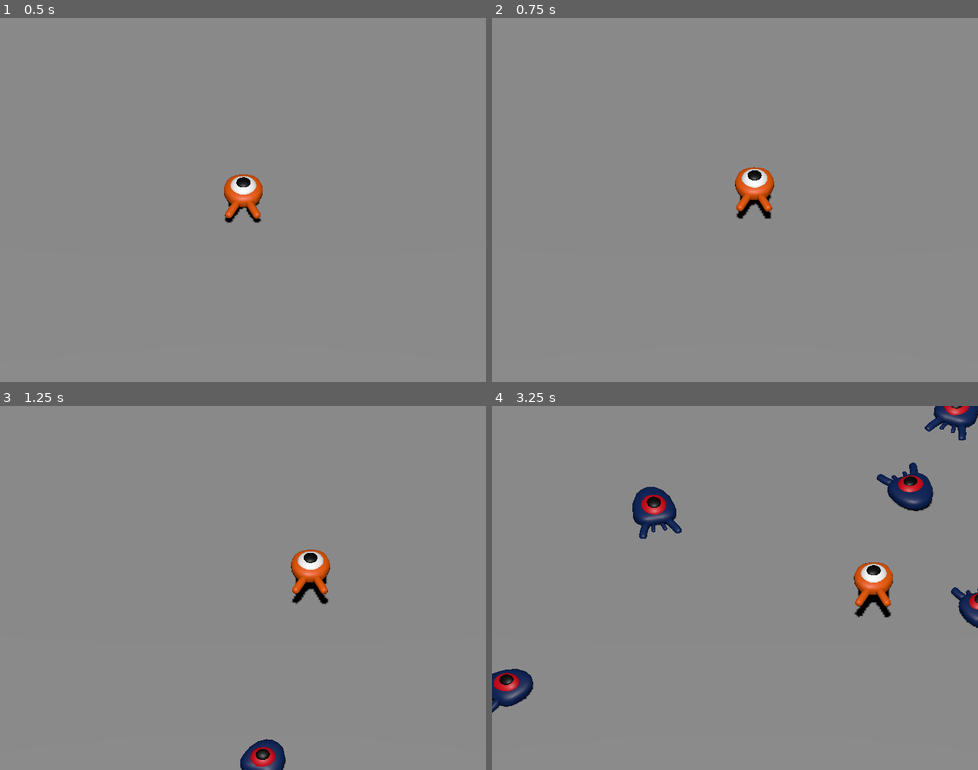
Above: before the commit, frames 1-4 (two rows, left to right).
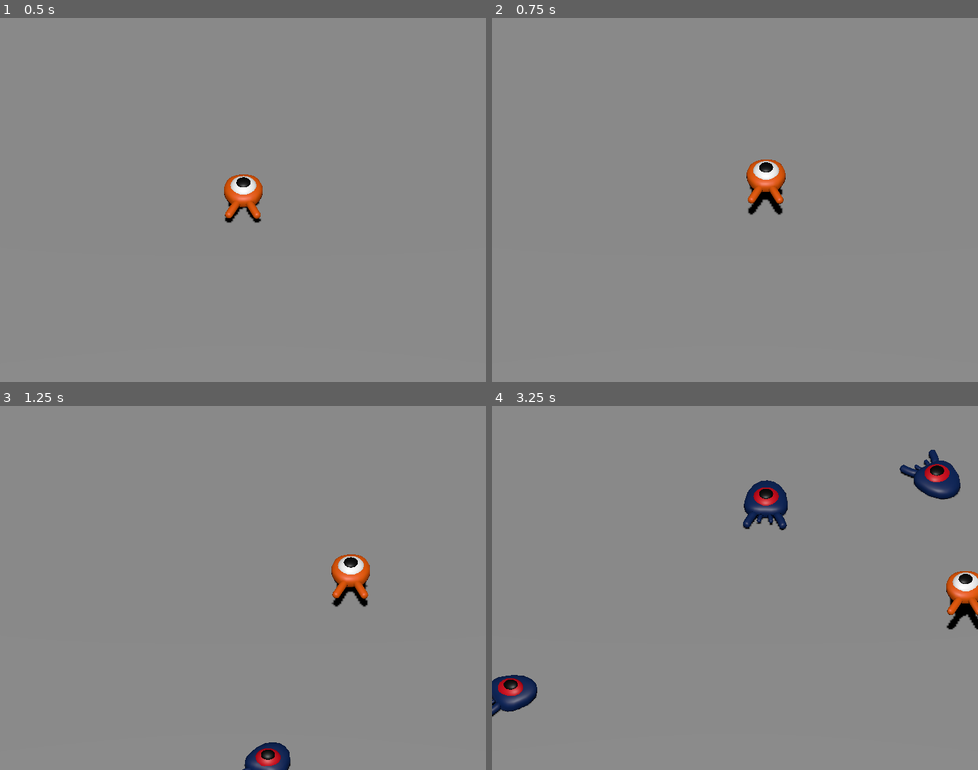
Above: after the commit, the same moments.

Repository: nhne/godot-sample
Game: Godot game, scene res://main.tscn
Two runs of this game, one before a commit and one after it. Both use one fixed random seed, a clock stepped at 60 frames per second and the inputs below. The project has no main scene, so this scene is started directly.
Inputs:
- Up to frame 1 (0.5 s): no input
- Up to frame 2 (0.75 s): tap Enter at 0.5 s; hold D (move_right) from 0.53 s (still down); tap Space (jump) at 0.6 s
- Up to frame 3 (1.25 s): keep holding D (move_right); tap Space (jump) at 0.77, 1.07 s
- Up to frame 4 (3.25 s): release D (move_right) at 1.28 s; hold S (move_back) 1.28-2.03 s; tap Space (jump) at 1.35, 1.52, 1.82, 2.1, 2.85, 3.02 s; hold D (move_right) 2.03-2.78 s; hold W (move_forward) from 2.78 s (still down)

Frame 1 is identical in both runs. In frame 2, 1.3% of the frame differs, in the area x 50-61%, y 38-56%; in frame 3, 2.3%; in frame 4, 6.5%, in the area x 0-100%, y 0-86%.

Commit message:
Add squash functionality

Diff:
--- a/mob.gd
+++ b/mob.gd
@@ -6,9 +6,13 @@
 # Maximum speed of the mob in meters per second.
 @export var max_speed = 18
 
+signal squashed
+
 
 func initialize(start_position, player_position):
-	look_at_from_position(start_position, player_position, Vector3.UP)
+	var player_without_y = player_position
+	player_without_y.y = 0
+	look_at_from_position(start_position, player_without_y, Vector3.UP)
 	rotate_y(randf_range(-PI / 4, PI / 4))
 
 	var random_speed = randi_range(min_speed, max_speed)
@@ -22,3 +26,8 @@
 
 func _on_visible_on_screen_notifier_3d_screen_exited():
 	queue_free()
+
+
+func squash():
+	squashed.emit()
+	queue_free()
--- a/player.gd
+++ b/player.gd
@@ -1,8 +1,16 @@
 extends CharacterBody3D
 
 
-const SPEED = 5.0
-const JUMP_VELOCITY = 4.5
+const SPEED = 8.0
+
+# vertical impulse on jump
+@export var jump_impulse = 10
+
+# vertical impulse applied to cahracter upon bounce
+@export var bounce_impulse = 6
+
+# simulation for graviy
+@export var gravity_simulation_coeff = 3
 
 # Get the gravity from the project settings to be synced with RigidBody nodes.
 var gravity = ProjectSettings.get_setting("physics/3d/default_gravity")
@@ -11,14 +19,13 @@
 func _physics_process(delta):
 	# Add the gravity.
 	if not is_on_floor():
-		velocity.y -= gravity * delta
+		velocity.y -= gravity * delta * gravity_simulation_coeff
 
 	# Handle Jump.
 	if Input.is_action_just_pressed("jump") and is_on_floor():
-		velocity.y = JUMP_VELOCITY
+		velocity.y = jump_impulse
 
 	# Get the input direction and handle the movement/deceleration.
-	# As good practice, you should replace UI actions with custom gameplay actions.
 	var input_dir = Input.get_vector("move_left", "move_right", "move_forward", "move_back")
 	var direction = (transform.basis * Vector3(input_dir.x, 0, input_dir.y)).normalized()
 	if direction:
@@ -29,3 +36,15 @@
 		velocity.z = move_toward(velocity.z, 0, SPEED)
 
 	move_and_slide()
+
+	for i in range(get_slide_collision_count()):
+		var collision = get_slide_collision(i)
+
+		if collision.get_collider() == null:
+			continue
+
+		if collision.get_collider().is_in_group('mob'):
+			var mob = collision.get_collider()
+			if Vector3.UP.dot(collision.get_normal()) > 0.1:
+				mob.squash()
+				velocity.y = bounce_impulse
